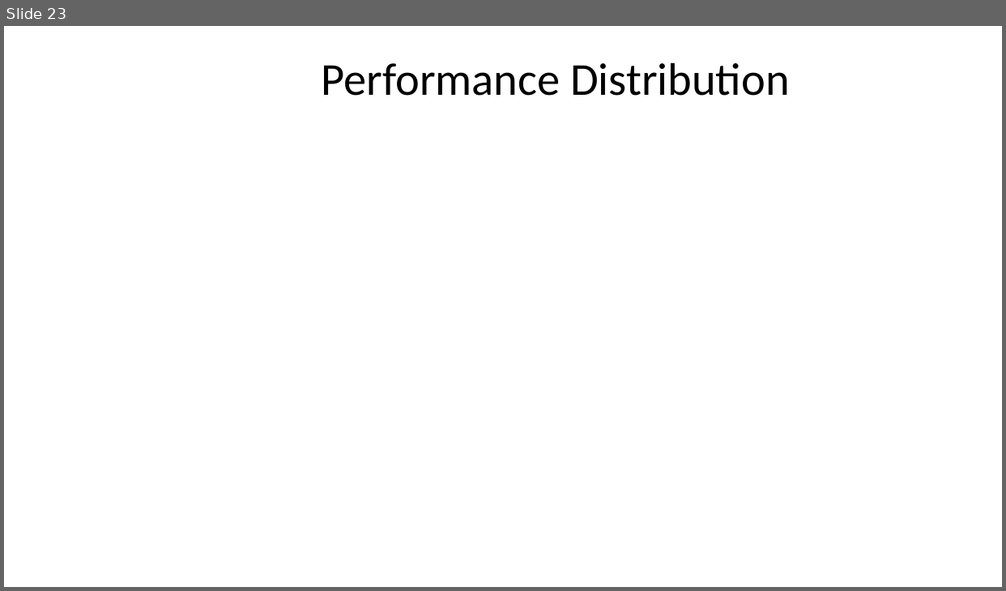
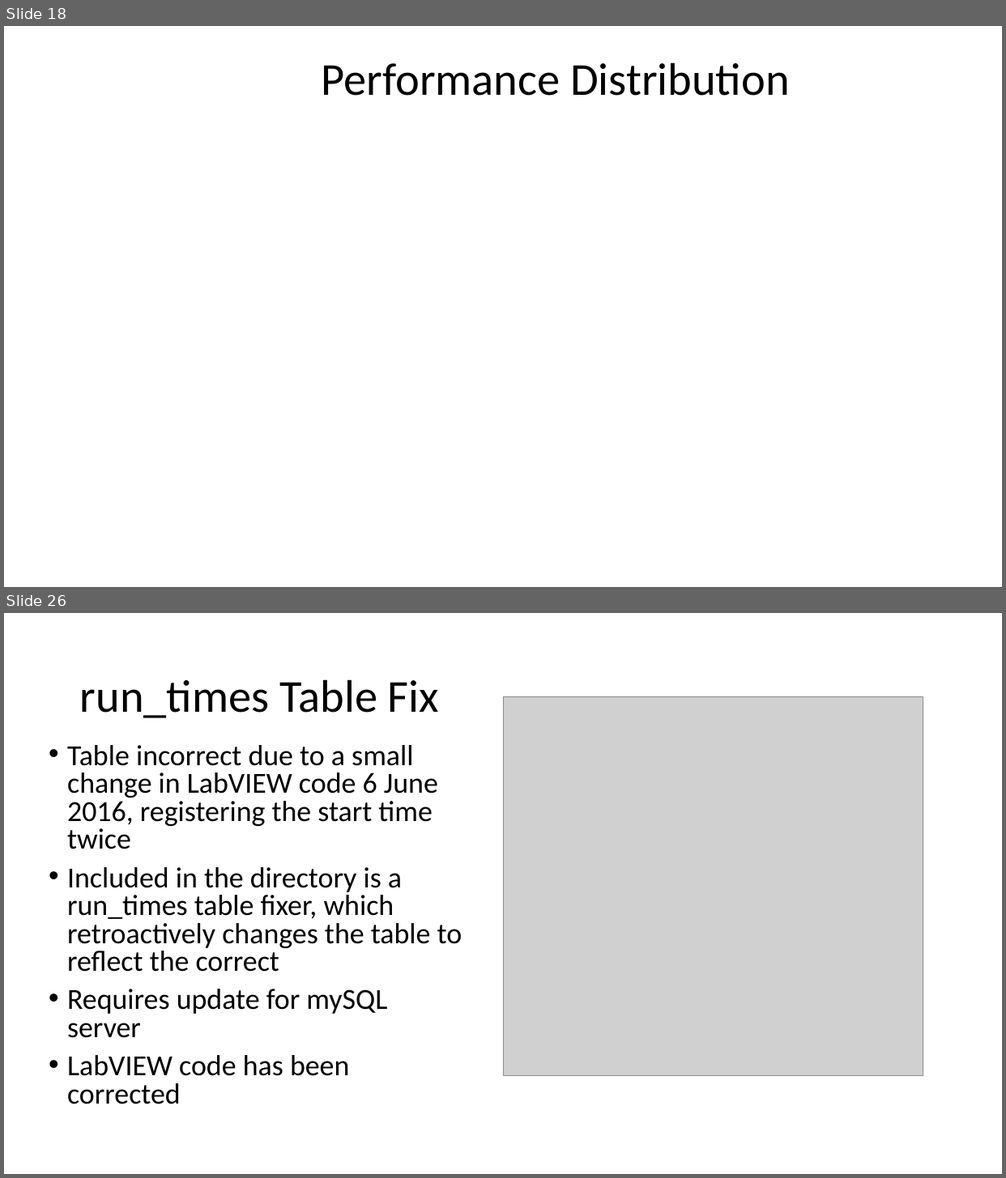
Before and after one commit to nathan-m-schneider-22/Dust-Accelerator-Database-Analysis, a slide deck: Dust_Data_Project.pptx. Shown one above the other, each under a label of ours: slide 23 before the commit, slides 18 and 26 after it; the slides between them are not shown. The pictures are 1006x591 and 1006x1178 pixels, drawn with LibreOffice and Linux fonts; fonts in the diff are those of the drawing; grey boxes stand for pictures; background and template pictures are left out. Boxes give left, top, right and bottom in pixels: in the first picture for what was removed or moved away, otherwise in the second. Text is boxed around its words. In the diff, an @@ line names an element or a change of style, - is before the commit and + after.

```diff
--- a/Dust_Data_Project.pptx
+++ b/Dust_Data_Project.pptx
@@ slide 26 added at (x1=4, y1=613, x2=1002, y2=1174), background #FFFFFF @@
@@ title added at (x1=80, y1=679, x2=439, y2=718), 44 pt, text #000000 @@
+run_times Table Fix
@@ picture added at (x1=503, y1=697, x2=923, y2=1076) @@
@@ text added at (x1=67, y1=745, x2=462, y2=1105), 28 pt, text #000000 @@
+• Table incorrect due to a small change in LabVIEW code 6 June 2016, registering the start time twice
+• Included in the directory is a run_times table fixer, which retroactively changes the table to reflect the correct
+• Requires update for mySQL server
+• LabVIEW code has been corrected
@@ what was slide 23 is now slide 18 @@
```
Also in this commit, not shown: 7 slides changed, 8 other slides added, 11 slides removed, 14 other files.
